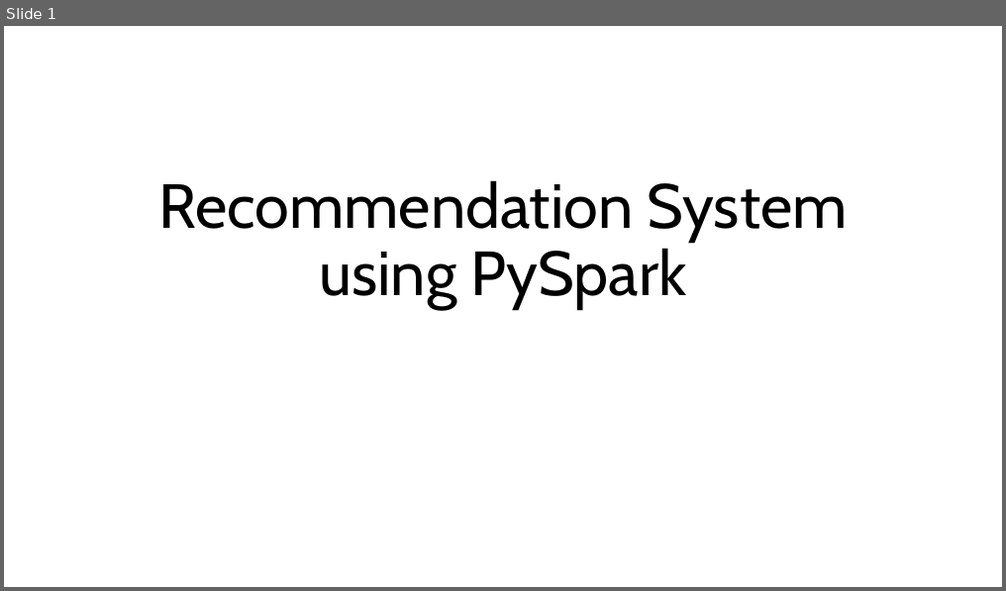
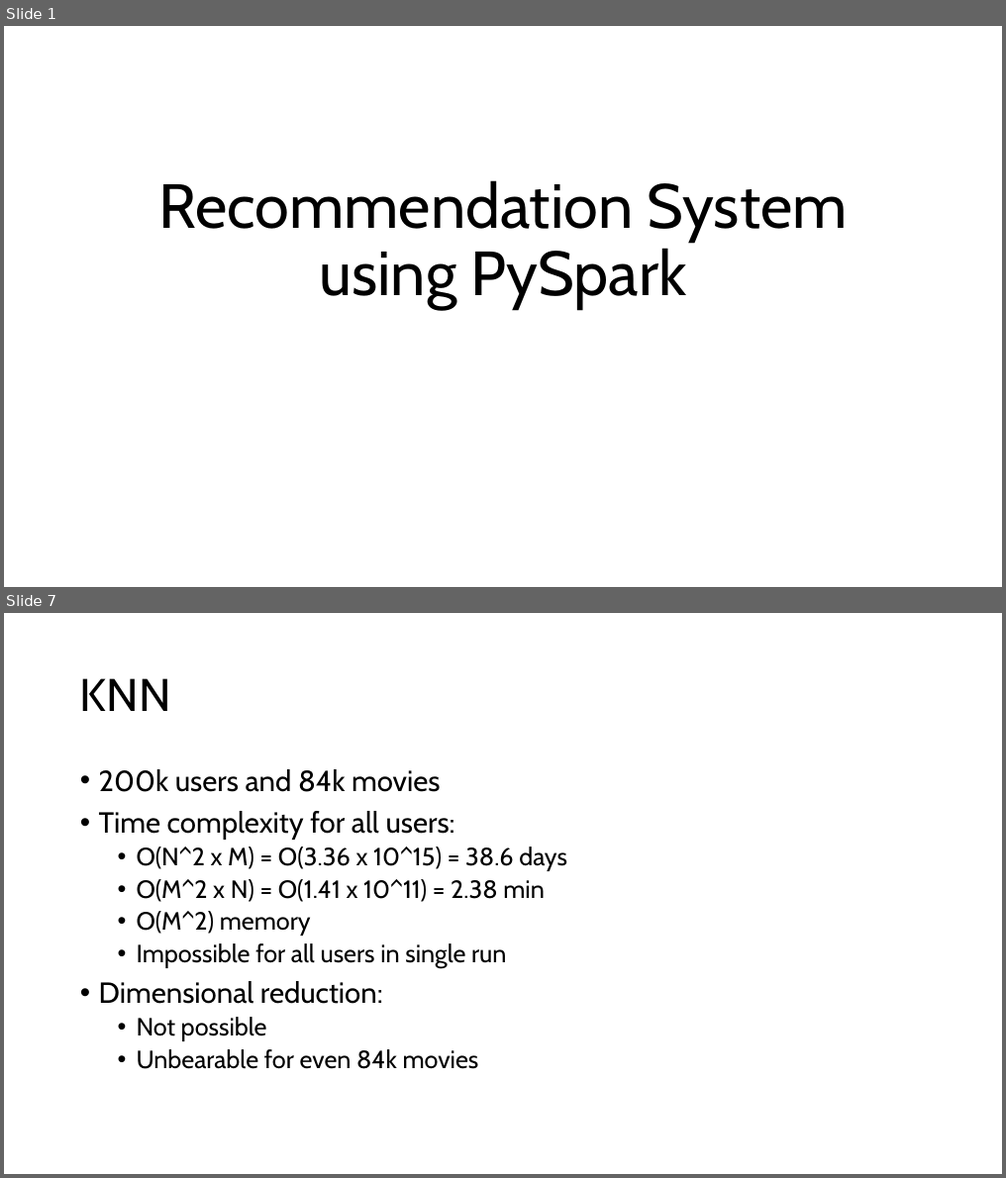
Before and after one commit to Peeyush4/MSML651-PySpark-Movie-Recommendation, a slide deck: Recommendation System using PySpark.pptx. Shown one above the other, each under a label of ours: slide 1 before the commit, slides 1 and 7 after it; the slides between them are not shown. The pictures are 1006x591 and 1006x1178 pixels, drawn with LibreOffice and Linux fonts; fonts in the diff are those of the drawing. Boxes give left, top, right and bottom in pixels: in the first picture for what was removed or moved away, otherwise in the second. Text is boxed around its words. In the diff, an @@ line names an element or a change of style, - is before the commit and + after.

```diff
--- a/Recommendation System using PySpark.pptx
+++ b/Recommendation System using PySpark.pptx
@@ slide 7 added at bbox=[4, 613, 1002, 1174], background #FFFFFF @@
@@ title added at bbox=[80, 678, 171, 711], 44 pt, text #000000 @@
+KNN
@@ text added at bbox=[99, 769, 567, 1069], 24 pt, text #000000 @@
+• 200k users and 84k movies
+• Time complexity for all users:
+  • O(N^2 x M) = O(3.36 x 10^15) = 38.6 days
+  • O(M^2 x N) = O(1.41 x 10^11) = 2.38 min
+  • O(M^2) memory
+  • Impossible for all users in single run
+• Dimensional reduction:
+  • Not possible
+  • Unbearable for even 84k movies
```
Also in this commit, not shown: 2 slides changed, 5 other slides added, 1 other file.
